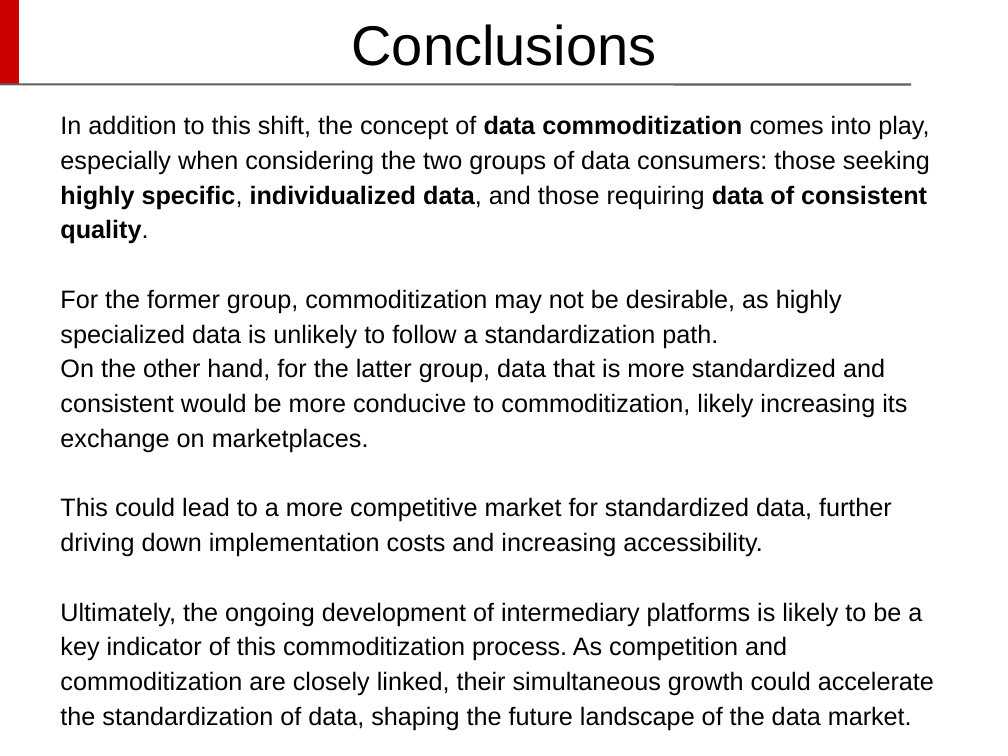
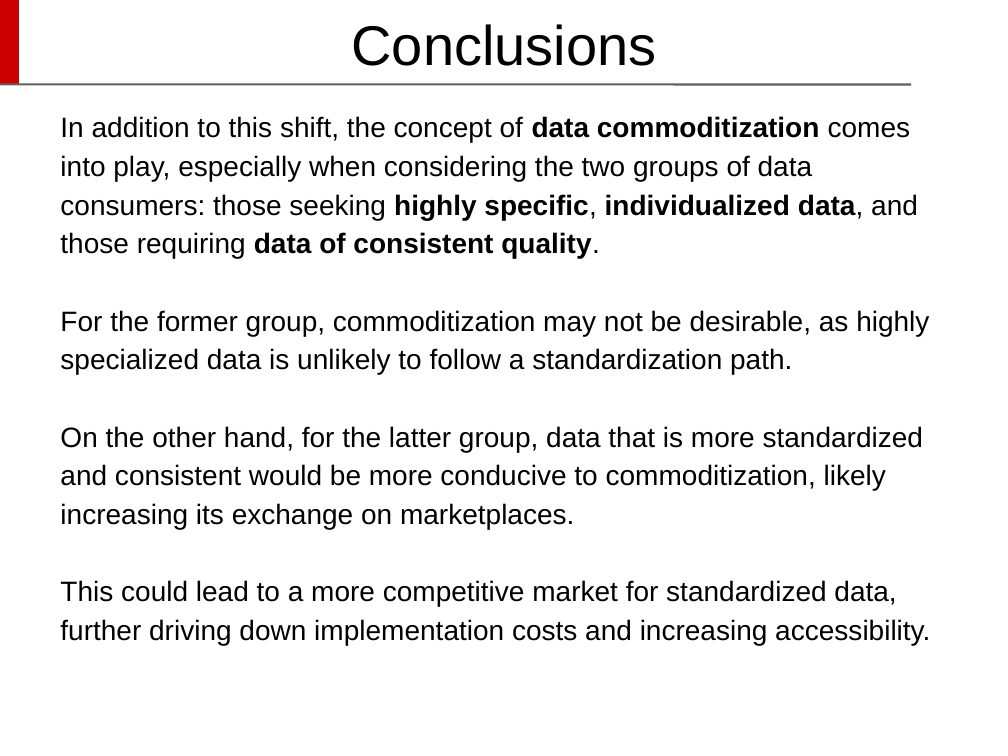
Before and after one commit to DavideDeRosa/cs_master, a slide deck: slide 45 of Complementi_basi_di_dati/Progetto/Davide De Rosa - Presentazione CBD.pptx (slide 53 before the commit). Drawn at 1008x756 pixels with LibreOffice and Linux fonts; fonts in the diff are those of the drawing; background and template pictures are left out. Boxes give left, top, right and bottom in pixels: in the first picture for what was removed or moved away, otherwise in the second. Text is boxed around its words. In the diff, an @@ line names an element or a change of style, - is before the commit and + after.

```diff
--- a/Complementi_basi_di_dati/Progetto/Davide De Rosa - Presentazione CBD.pptx
+++ b/Complementi_basi_di_dati/Progetto/Davide De Rosa - Presentazione CBD.pptx
@@ text "In addition to this shift, ..." at box(60, 116, 930, 645): size 18 to 20 pt @@
@@ text at box(60, 602, 934, 731): paragraph removed @@
-Ultimately, the ongoing development of intermediary platforms is likely to be a key indicator of this commoditization process. As competition and commoditization are closely linked, their simultaneous growth could accelerate the standardization of data, shaping the future landscape of the data market.
```
Also in this commit, not shown: 23 other slides changed, 8 slides removed, 1 other file.
